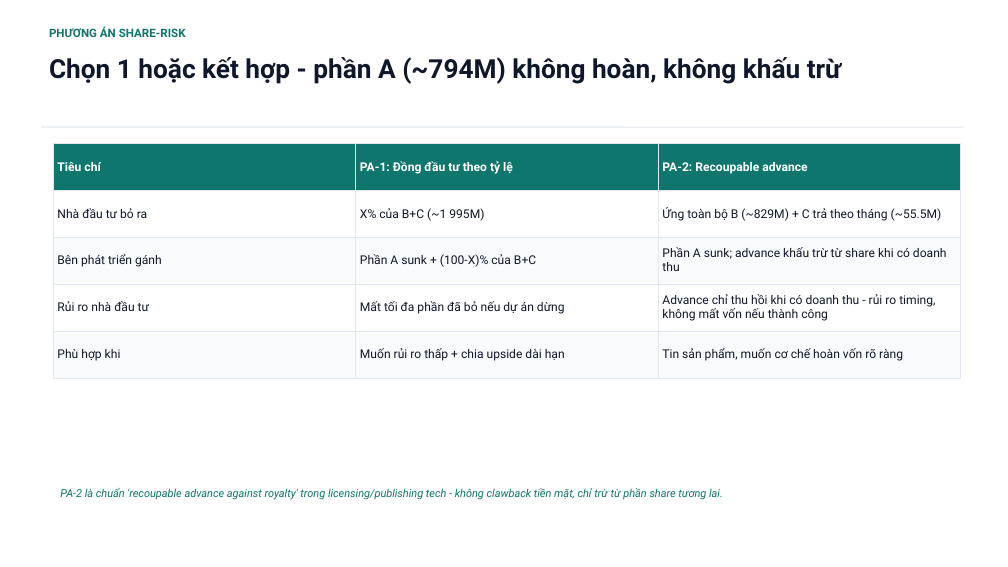
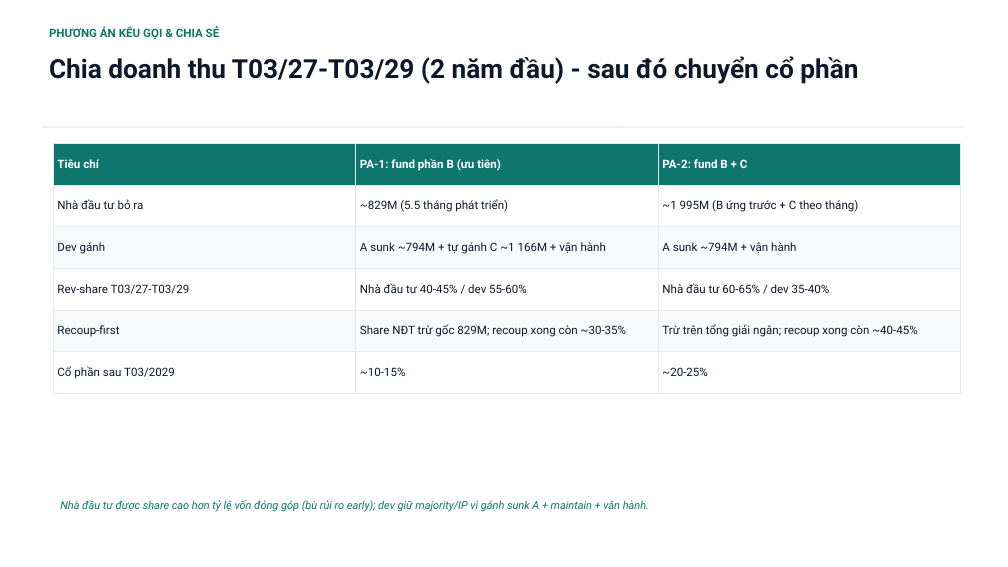
Before and after one commit to saintzzz/so-chu-nhiem-so, a slide deck: slide 8 of docs/handover/PROPOSAL-tong-dau-tu-2ty8.pptx. Drawn at 1008x567 pixels with LibreOffice and Linux fonts; fonts in the diff are those of the drawing. Boxes give left, top, right and bottom in pixels: in the first picture for what was removed or moved away, otherwise in the second. Text is boxed around its words. In the diff, an @@ line names an element or a change of style, - is before the commit and + after.

```diff
--- a/docs/handover/PROPOSAL-tong-dau-tu-2ty8.pptx
+++ b/docs/handover/PROPOSAL-tong-dau-tu-2ty8.pptx
@@ text at [49, 26, 220, 39]: text changed @@
-PHƯƠNG ÁN SHARE-RISK
+PHƯƠNG ÁN KÊU GỌI & CHIA SẺ
@@ text at [49, 56, 858, 84]: text changed @@
-Chọn 1 hoặc kết hợp - phần A (~794M) không hoàn, không khấu trừ
+Chia doanh thu T03/27-T03/29 (2 năm đầu) - sau đó chuyển cổ phần
@@ table at [53, 144, 960, 383] @@
-row 1: Tiêu chí | PA-1: Đồng đầu tư theo tỷ lệ | PA-2: Recoupable advance
-row 2: Nhà đầu tư bỏ ra | X% của B+C (~1 995M) | Ứng toàn bộ B (~829M) + C trả theo tháng (~55.5M)
-row 3: Bên phát triển gánh | Phần A sunk + (100-X)% của B+C | Phần A sunk; advance khấu trừ từ share khi có doanh thu
-row 4: Rủi ro nhà đầu tư | Mất tối đa phần đã bỏ nếu dự án dừng | Advance chỉ thu hồi khi có doanh thu - rủi ro timing, không mất vốn nếu thành công
-row 5: Phù hợp khi | Muốn rủi ro thấp + chia upside dài hạn | Tin sản phẩm, muốn cơ chế hoàn vốn rõ ràng
+row 1: Tiêu chí | PA-1: fund phần B (ưu tiên) | PA-2: fund B + C
+row 2: Nhà đầu tư bỏ ra | ~829M (5.5 tháng phát triển) | ~1 995M (B ứng trước + C theo tháng)
+row 3: Dev gánh | A sunk ~794M + tự gánh C ~1 166M + vận hành | A sunk ~794M + vận hành
+row 4: Rev-share T03/27-T03/29 | Nhà đầu tư 40-45% / dev 55-60% | Nhà đầu tư 60-65% / dev 35-40%
+row 5: Recoup-first | Share NĐT trừ gốc 829M; recoup xong còn ~30-35% | Trừ trên tổng giải ngân; recoup xong còn ~40-45%
+row 6: Cổ phần sau T03/2029 | ~10-15% | ~20-25%
@@ text at [60, 500, 649, 512]: text changed @@
-PA-2 là chuẩn 'recoupable advance against royalty' trong licensing/publishing tech - không clawback tiền mặt, chỉ trừ từ phần share tương lai.
+Nhà đầu tư được share cao hơn tỷ lệ vốn đóng góp (bù rủi ro early); dev giữ majority/IP vì gánh sunk A + maintain + vận hành.
```
Also in this commit, not shown: 1 other slide changed, 2 other files.
